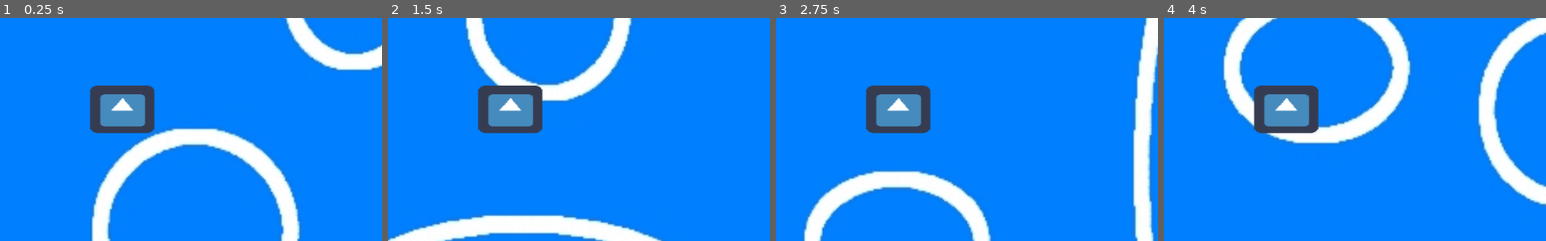
Above: before the commit, frames 1-4 (left to right).
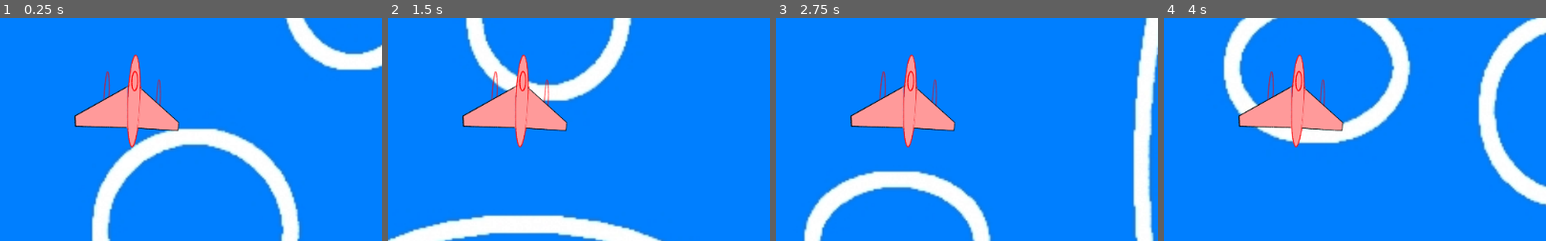
Above: after the commit, the same moments.

Repository: thebigG/Gunner
Game: Godot game, scene res://World.tscn
Same seed, same stepped clock (60 frames per second), same inputs: the game is played once before the commit and once after it. The engine's default icon, where the game draws it, is replaced by a stand-in: a white triangle on a blue panel in a dark square.
Inputs:
- Up to frame 1 (0.25 s): no input
- Up to frame 2 (1.5 s): tap Enter at 0.5 s; hold Right (ui_right) 0.53-1.28 s; hold Down (ui_down) from 1.28 s (still down)
- Up to frame 3 (2.75 s): release Down (ui_down) at 2.03 s; hold Right (ui_right) from 2.03 s (still down)
- Up to frame 4 (4 s): release Right (ui_right) at 2.78 s; hold Up (ui_up) 2.78-3.53 s; hold Left (ui_left) from 3.53 s (still down)
The pictures show only the part of the screen within x 34-84%, y 28-78%; the shares and areas given below are measured in that part.

The runs differ from the first frame. In frame 1, 5.1% of the frame differs, in the area x 19-47%, y 16-59%; in frame 2, 5.1%; in frame 3, 5.1%; in frame 4, 5.1%.

Commit message:
-Added tilted jet for animations(still have to add the left one )

Diff:
--- a/Gunner1.tscn
+++ b/Gunner1.tscn
@@ -1,7 +1,7 @@
 [gd_scene load_steps=5 format=2]
 
 [ext_resource path="res://Gunner1.gd" type="Script" id=1]
-[ext_resource path="res://icon.png" type="Texture" id=2]
+[ext_resource path="res://Jet-tilted-right.png" type="Texture" id=2]
 
 [sub_resource type="CapsuleShape2D" id=1]
 
@@ -12,16 +12,14 @@
 [node name="Gunner1" type="KinematicBody2D"]
 position = Vector2( 360, 296 )
 script = ExtResource( 1 )
-__meta__ = {
-"_edit_group_": true
-}
 speed = 20
 
 [node name="CollisionShape2D" type="CollisionShape2D" parent="."]
 shape = SubResource( 1 )
 
 [node name="Sprite" type="Sprite" parent="."]
-position = Vector2( 0, -8 )
+position = Vector2( 16, 0 )
+scale = Vector2( 0.263672, 0.298828 )
 texture = ExtResource( 2 )
 normal_map = SubResource( 2 )
 
Binary file added: Jet-tilted-right.png
Not shown, added: Jet-tilted-right.png.import
Binary file added: Jet.jpg
Not shown, added: Jet.jpg.import
Binary file added: Jet.png
Not shown, added: Jet.png.import
Binary file added: best-fighter-jets-f22-aerotime-1.jpg
Not shown, added: best-fighter-jets-f22-aerotime-1.jpg.import
Not shown, added: Jet.jpg~
Not shown, added: Jet.pbm
Not shown, added: Jet.png~
